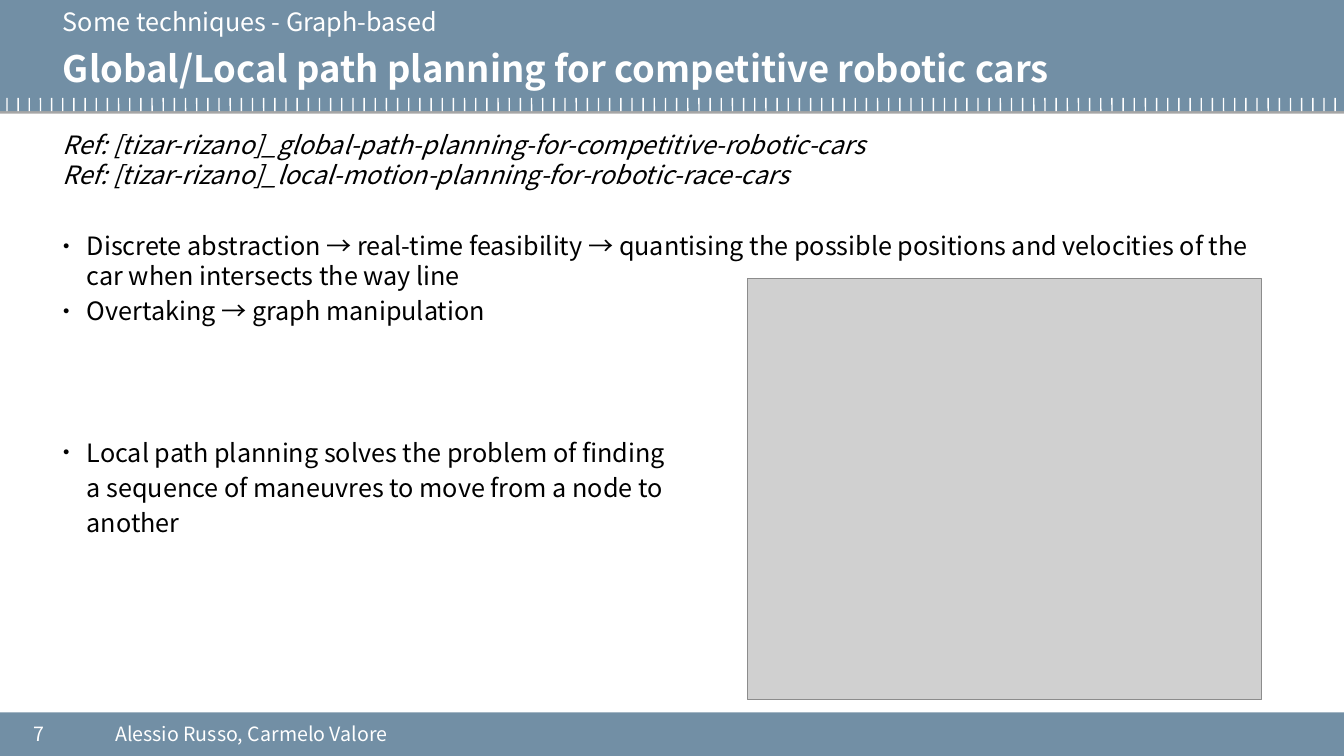
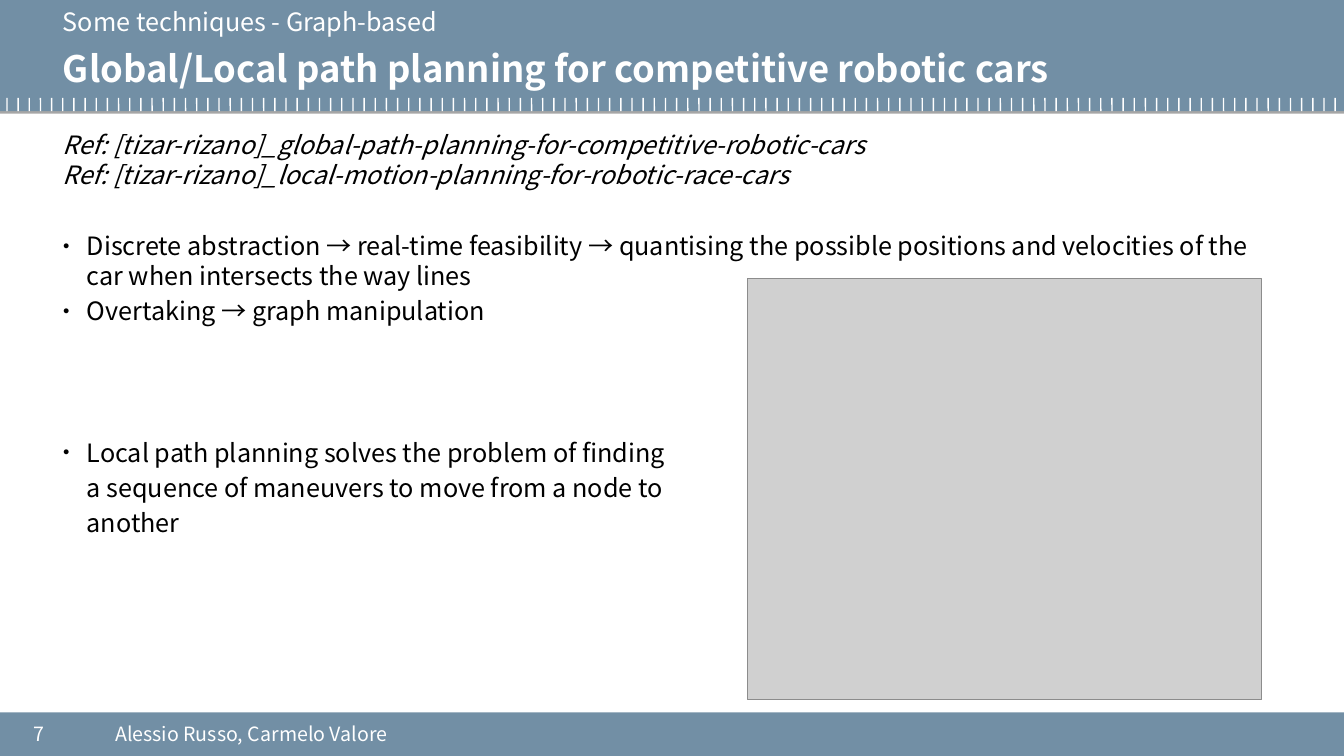
Before and after one commit to cvalore/mida2-project, a slide deck: slide 7 of presentazione_06-05-2020.odp. Drawn at 1344x756 pixels with LibreOffice and Linux fonts; fonts in the diff are those of the drawing; grey boxes stand for pictures; background and template pictures are left out. Boxes give left, top, right and bottom in pixels: in the first picture for what was removed or moved away, otherwise in the second. Text is boxed around its words. In the diff, an @@ line names an element or a change of style, - is before the commit and + after.

```diff
--- a/presentazione_06-05-2020.odp
+++ b/presentazione_06-05-2020.odp
@@ text at [87,234,1248,291]: text changed @@
-● Discrete abstraction → real-time feasibility → quantising the possible positions and velocities of the car when intersects the way line
+● Discrete abstraction → real-time feasibility → quantising the possible positions and velocities of the car when intersects the way lines
@@ text at [87,476,662,503]: text changed @@
-a sequence of maneuvres to move from a node to
+a sequence of maneuvers to move from a node to
```
Also in this commit, not shown: 8 other slides changed, 5 slides added, 1 slide removed.
